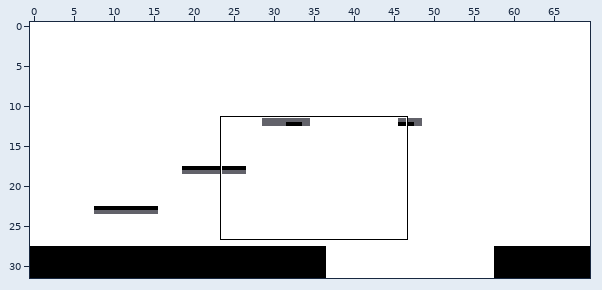
Two states of a Tiled map, resources/maps/map8.tmx. The picture above shows the old version from afar; the outline marks the close-up.
Close-up. First the earlier version:
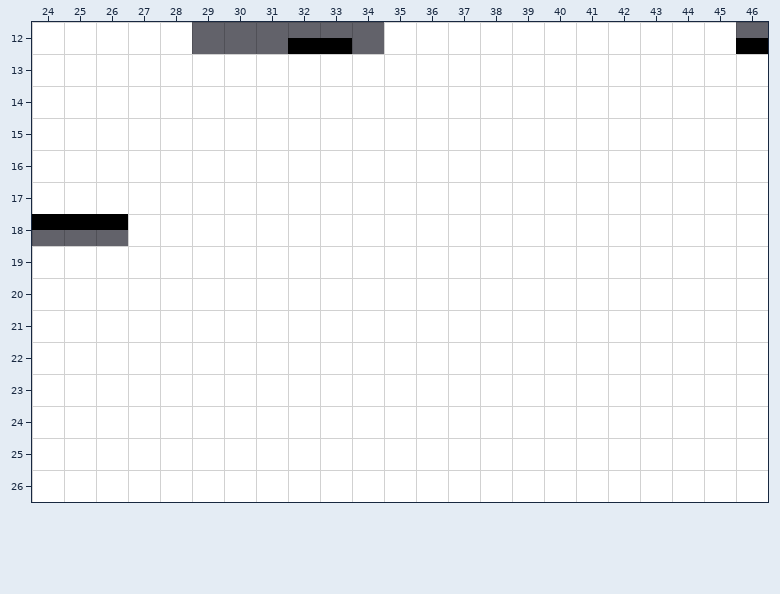
Cells are 16x16 px. Shown: x 24..46, y 12..26.
Once edited:
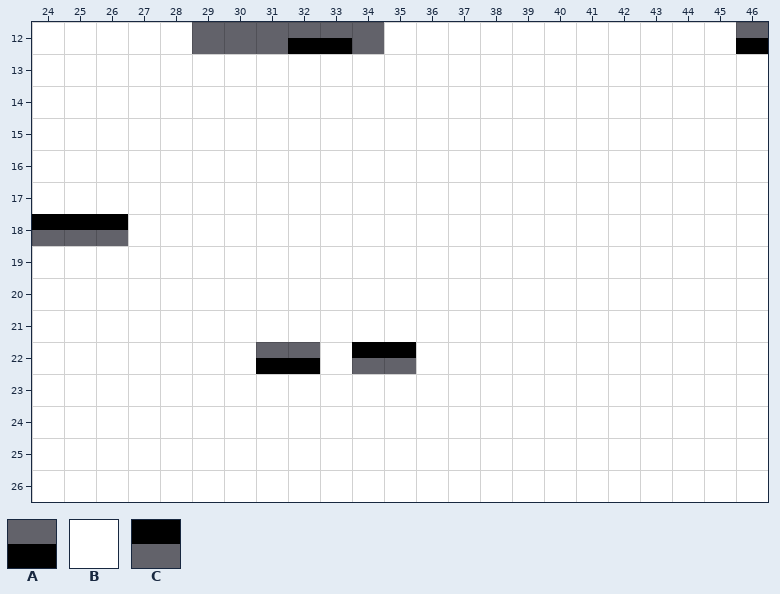
Key: from "black_white_tileset": A 1, B 14, C 21.
_ is an empty cell.
Diff:
Layer "Tile Layer 1":
The edit turns tile B into tile A in row 22 at x 31 to 32.
The edit turns tile B into tile C in row 22 at x 34 to 35.
Pixel boxes of the changes (left, top, right, bottom) in both close-ups:
changed: (256, 342, 320, 374)
changed: (352, 342, 416, 374)
